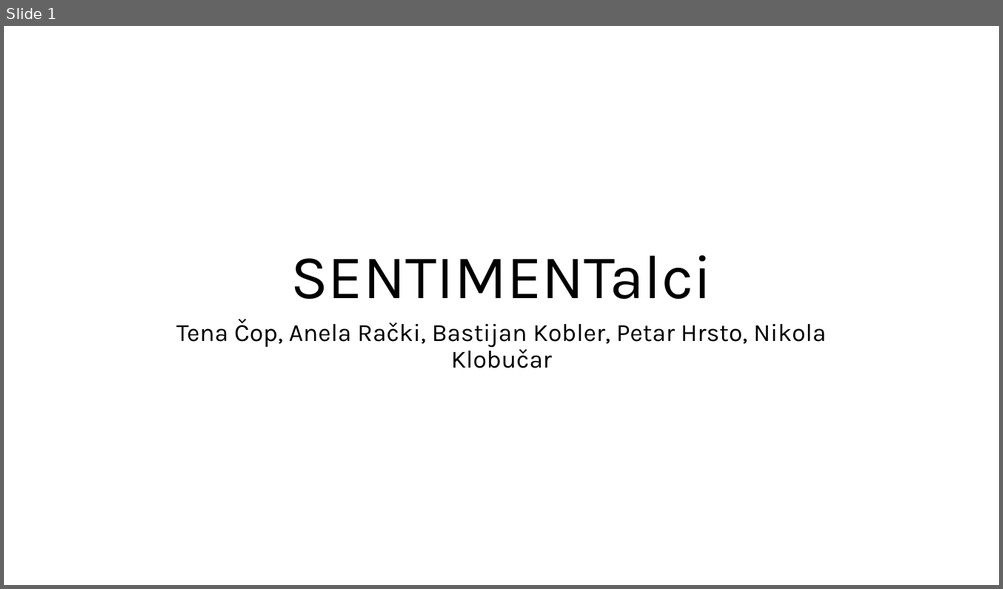
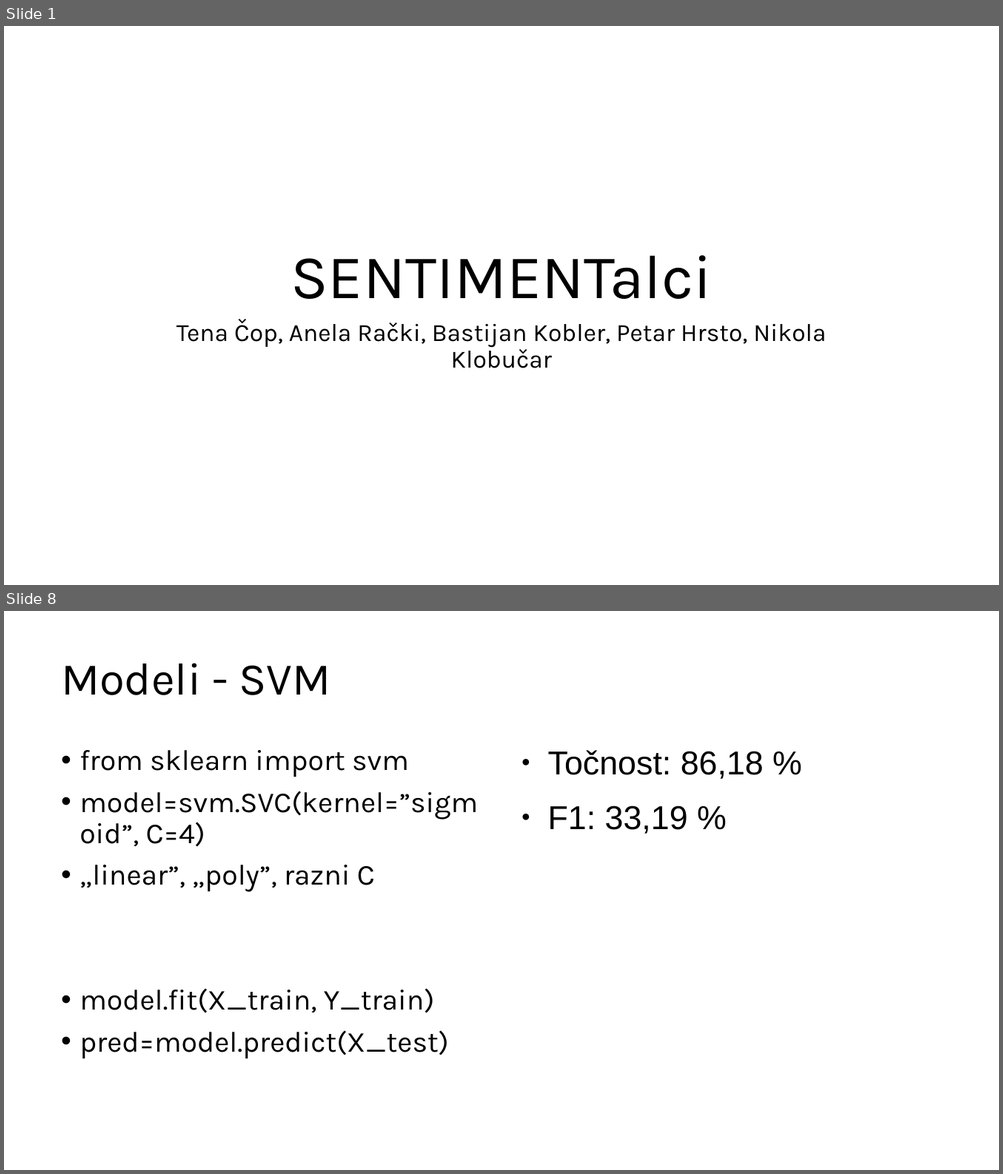
Before and after one commit to Sentimentalci/opjprojekt, a slide deck: SENTIMENTalci.pptx. Shown one above the other, each under a label of ours: slide 1 before the commit, slides 1 and 8 after it; the slides between them are not shown. The pictures are 1003x589 and 1003x1174 pixels, drawn with LibreOffice and Linux fonts; fonts in the diff are those of the drawing. Boxes give left, top, right and bottom in pixels: in the first picture for what was removed or moved away, otherwise in the second. Text is boxed around its words. In the diff, an @@ line names an element or a change of style, - is before the commit and + after.

Commit message:
dodani modeli u prezentaciju

```diff
--- a/SENTIMENTalci.pptx
+++ b/SENTIMENTalci.pptx
@@ slide 8 added at bbox=[4, 611, 999, 1170], background #FFFFFF @@
@@ title added at bbox=[61, 663, 330, 695], 44 pt, text #000000 @@
+Modeli - SVM
@@ text added at bbox=[79, 750, 478, 1059], 28 pt, text #000000 @@
+• from sklearn import svm
+• model=svm.SVC(kernel=”sigmoid”, C=4)
+• „linear”, „poly”, razni C
+• model.fit(X_train, Y_train)
+• pred=model.predict(X_test)
@@ text added at bbox=[548, 750, 763, 834], 32 pt, text #000000 @@
+● Točnost: 86,18 %
+● F1: 33,19 %
```
Also in this commit, not shown: 3 slides changed, 2 other slides added, 4 slides removed, 3 other files.
